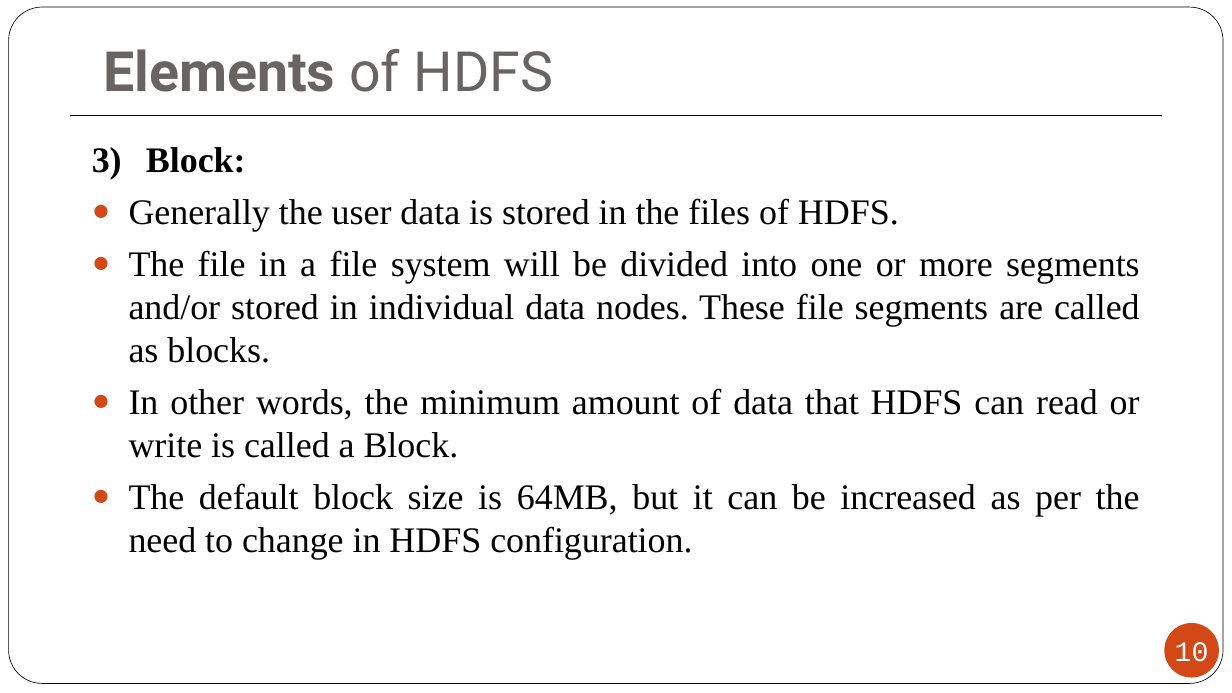
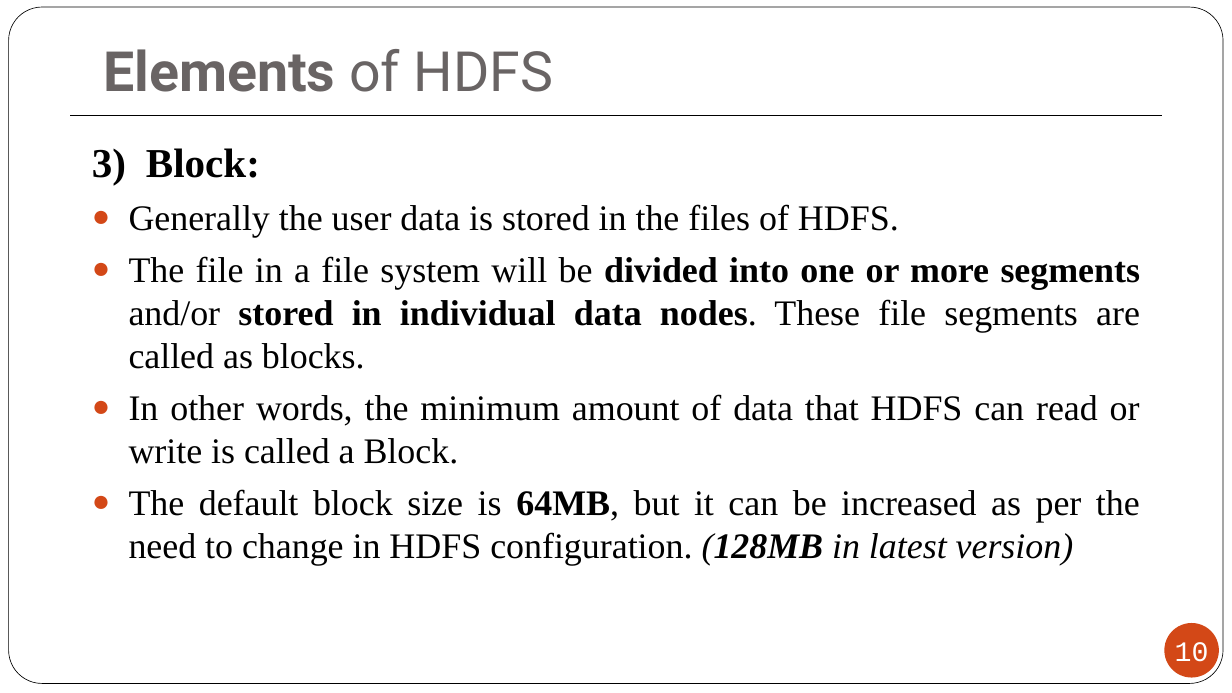
Before and after one commit to MaulikPatel295/MaulikPatel295, a slide deck: slide 10 of ALA/sem7/2170715_150124116006.pptx. Drawn at 1232x693 pixels with LibreOffice and Linux fonts; fonts in the diff are those of the drawing. Boxes give left, top, right and bottom in pixels: in the first picture for what was removed or moved away, otherwise in the second. Text is boxed around its words. In the diff, an @@ line names an element or a change of style, - is before the commit and + after.

```diff
--- a/ALA/sem7/2170715_150124116006.pptx
+++ b/ALA/sem7/2170715_150124116006.pptx
@@ text at bbox=[129, 148, 1141, 369]: size 28 to 32 pt in "Block:"; bold on in "divided into one or more segments stored ..." @@
@@ text at bbox=[129, 489, 1140, 566]: text changed @@
-● The default block size is 64MB, but it can be increased as per the need to change in HDFS configuration.
+● The default block size is 64MB, but it can be increased as per the need to change in HDFS configuration. (128MB in latest version)
```
Also in this commit, not shown: 10 other slides changed, 1 slide added, 1 slide removed, 1 other file.
